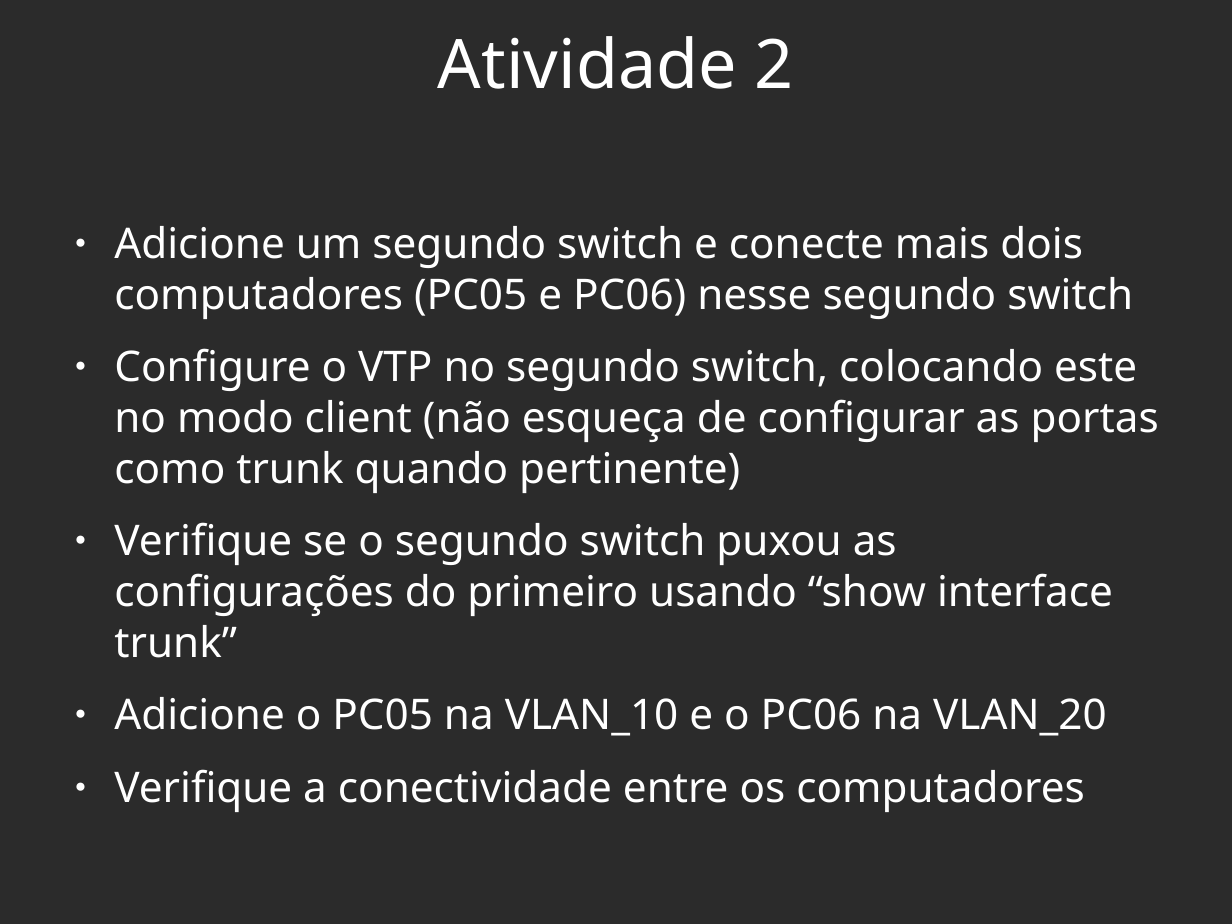
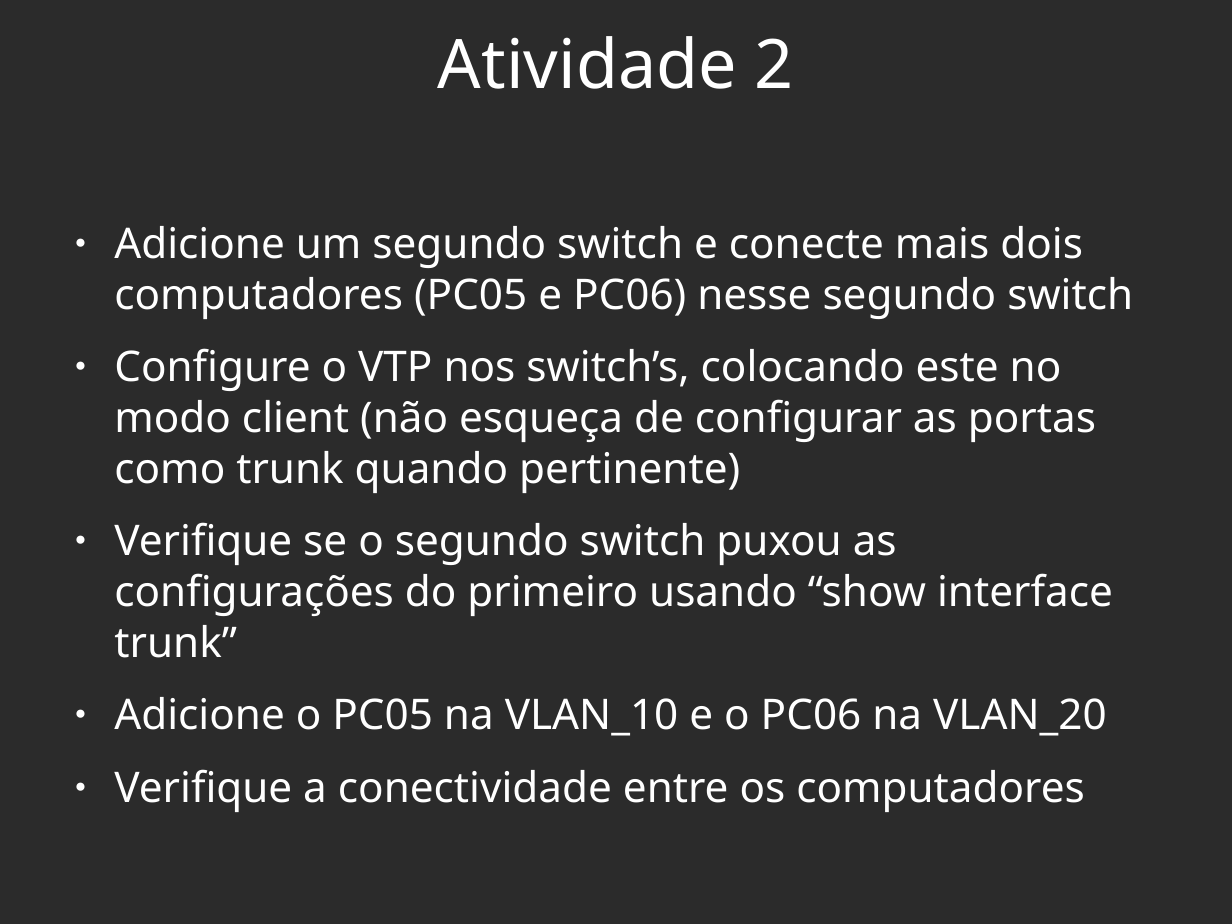
Before and after one commit to viniciusalveshax/aulas, a slide deck: slide 21 of redes-2/pdf08-vlan-switches/pdf08-vlan-switches.odp. Drawn at 1232x924 pixels with LibreOffice and Linux fonts; fonts in the diff are those of the drawing; background and template pictures are left out; a plain dark background stands for a picture behind light text. Boxes give left, top, right and bottom in pixels: in the first picture for what was removed or moved away, otherwise in the second. Text is boxed around its words. In the diff, an @@ line names an element or a change of style, - is before the commit and + after.

```diff
--- a/redes-2/pdf08-vlan-switches/pdf08-vlan-switches.odp
+++ b/redes-2/pdf08-vlan-switches/pdf08-vlan-switches.odp
@@ text at [114,348,1096,493]: text changed @@
-● Configure o VTP no segundo switch, colocando este no modo client (não esqueça de configurar as portas como trunk quando pertinente)
+● Configure o VTP nos switch’s, colocando este no modo client (não esqueça de configurar as portas como trunk quando pertinente)
```
Also in this commit, not shown: 1 other slide changed, 1 other file.
